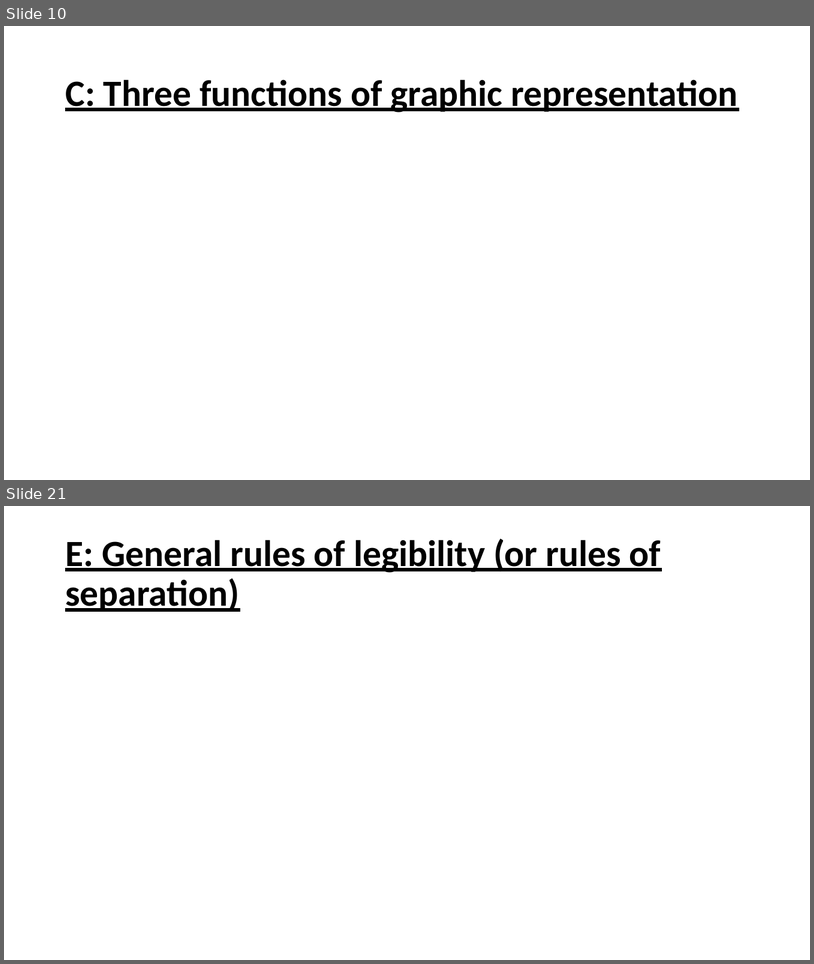
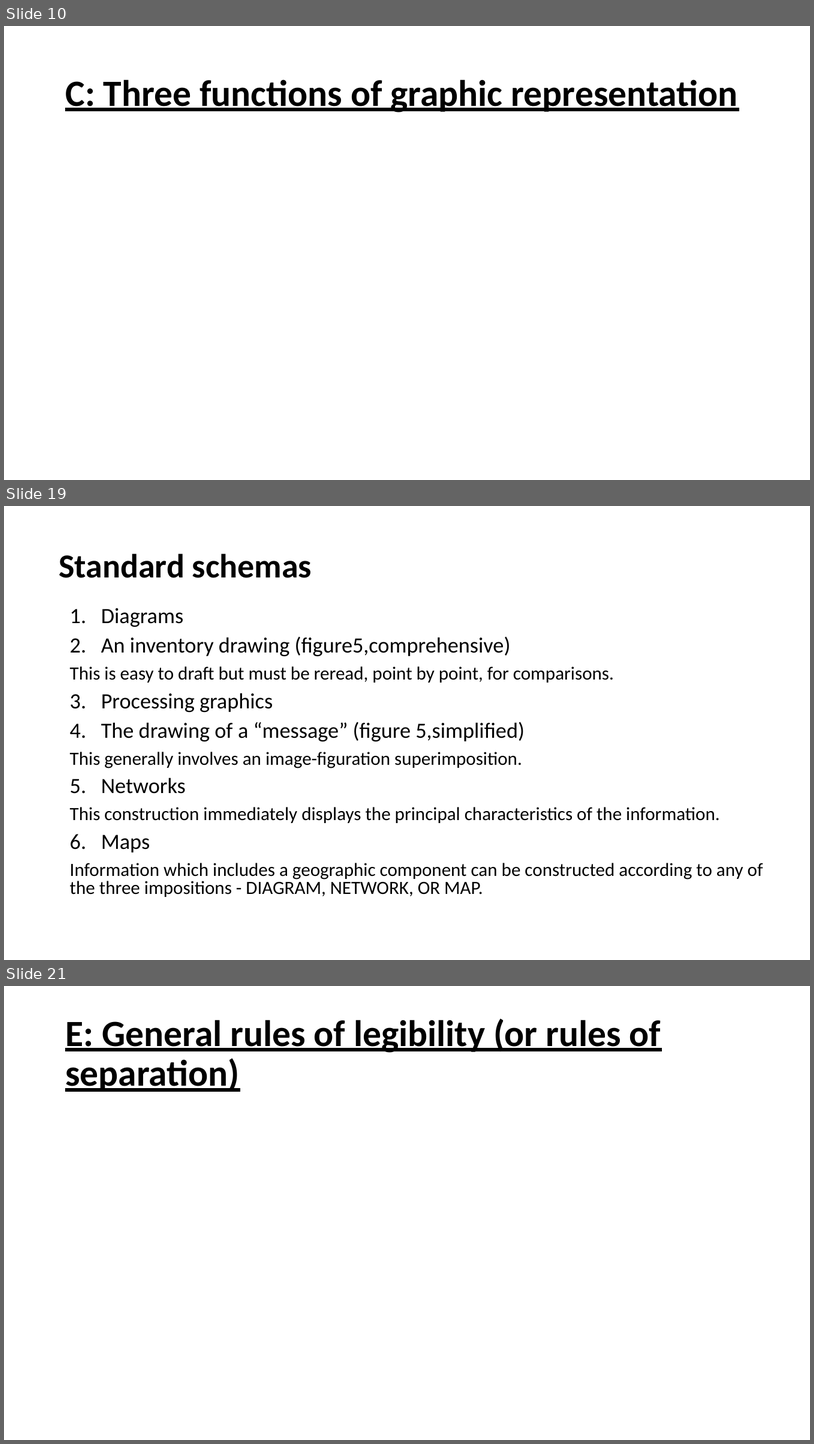
Before and after one commit to Jiaxin-yyjx/Visualization-D3.js-Lab, a slide deck: midterm/SoMSummery.pptx. Shown one above the other, each under a label of ours: slides 10 and 21 before the commit, slides 10, 19 and 21 after it; the slides between them are not shown. The pictures are 814x964 and 814x1444 pixels, drawn with LibreOffice and Linux fonts; fonts in the diff are those of the drawing. Boxes give left, top, right and bottom in pixels: in the first picture for what was removed or moved away, otherwise in the second. Text is boxed around its words. In the diff, an @@ line names an element or a change of style, - is before the commit and + after.

```diff
--- a/midterm/SoMSummery.pptx
+++ b/midterm/SoMSummery.pptx
@@ slide 19 added at (4, 506, 810, 960), background #FFFFFF @@
@@ title added at (59, 553, 312, 578), 40 pt, text #000000, bold @@
+Standard schemas
@@ text added at (70, 608, 764, 897), 22.2 pt, text #000000 @@
+1. Diagrams
+2. An inventory drawing (figure5,comprehensive)
+This is easy to draft but must be reread, point by point, for comparisons.
+3. Processing graphics
+4. The drawing of a “message” (figure 5,simplified)
+This generally involves an image-figuration superimposition.
+5. Networks
+This construction immediately displays the principal characteristics of the information.
+6. Maps
+Information which includes a geographic component can be constructed according to any of the three impositions - DIAGRAM, NETWORK, OR MAP.
```
Also in this commit, not shown: 1 slide changed, 1 other slide added, 2 slides removed, 1 other file.
